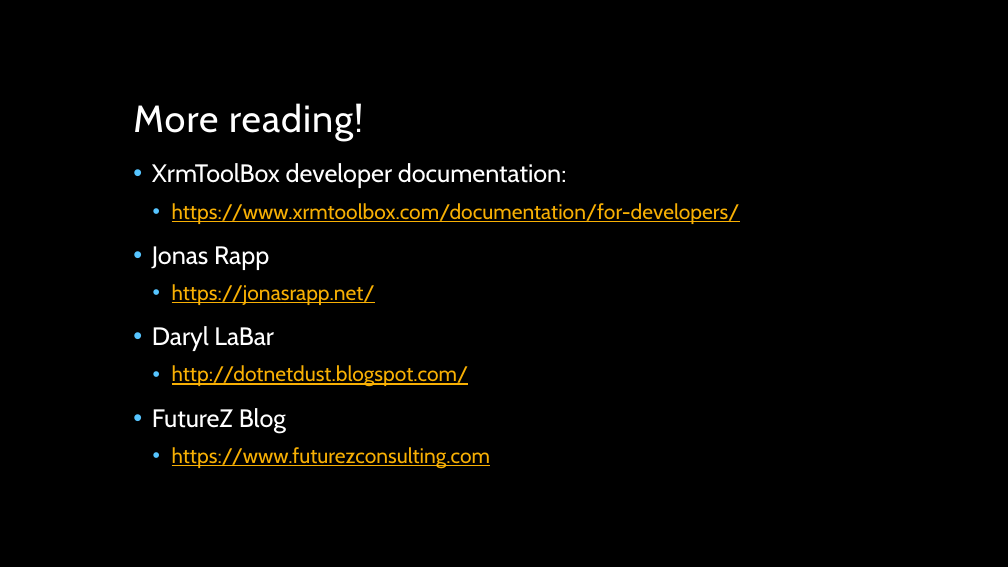
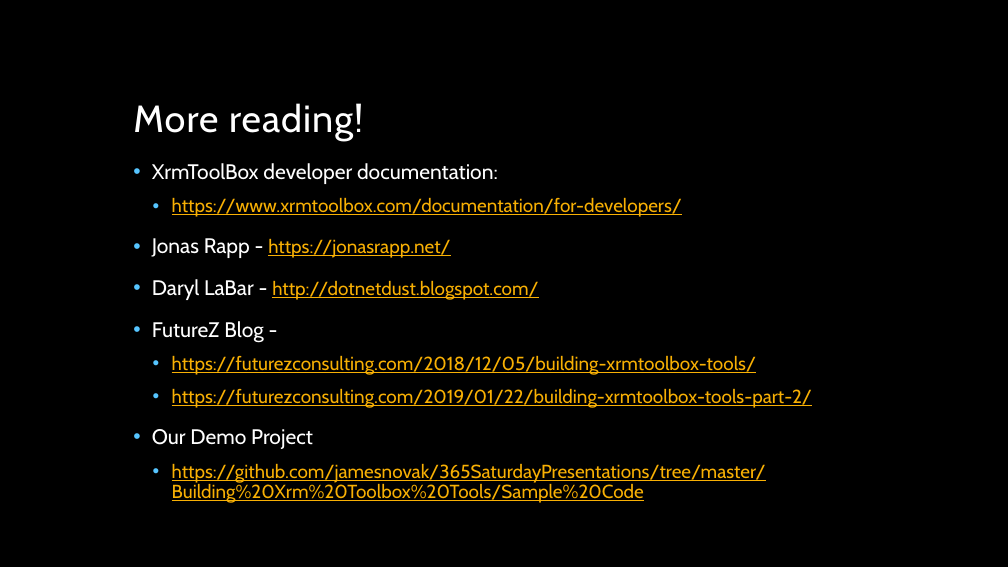
Before and after one commit to jamesnovak/365SaturdayPresentations, a slide deck: slide 14 of Building Xrm Toolbox Tools/Building XrmToolBox Tools.pptx. Drawn at 1008x567 pixels with LibreOffice and Linux fonts; fonts in the diff are those of the drawing; background and template pictures are left out. Boxes give left, top, right and bottom in pixels: in the first picture for what was removed or moved away, otherwise in the second. Text is boxed around its words. In the diff, an @@ line names an element or a change of style, - is before the commit and + after.

Commit message:
updated links
updated links

```diff
--- a/Building Xrm Toolbox Tools/Building XrmToolBox Tools.pptx
+++ b/Building Xrm Toolbox Tools/Building XrmToolBox Tools.pptx
@@ text at (152, 163, 682, 217): size 24 to 20 pt in "XrmToolBox developer documentation:"; size 20 to 18 pt in "https://www.xrmtoolbox.com/documentation/for-developers/" @@
@@ text at (152, 238, 812, 503): text changed; size 20 to 18 pt @@
-• Jonas Rapp
-  • https://jonasrapp.net/
-• Daryl LaBar
-  • http://dotnetdust.blogspot.com/
-• FutureZ Blog
-  • https://www.futurezconsulting.com
+• Jonas Rapp - https://jonasrapp.net/
+• Daryl LaBar - http://dotnetdust.blogspot.com/
+• FutureZ Blog -
+  • https://futurezconsulting.com/2018/12/05/building-xrmtoolbox-tools/
+  • https://futurezconsulting.com/2019/01/22/building-xrmtoolbox-tools-part-2/
+• Our Demo Project
+  • https://github.com/jamesnovak/365SaturdayPresentations/tree/master/Building%20Xrm%20Toolbox%20Tools/Sample%20Code
```
